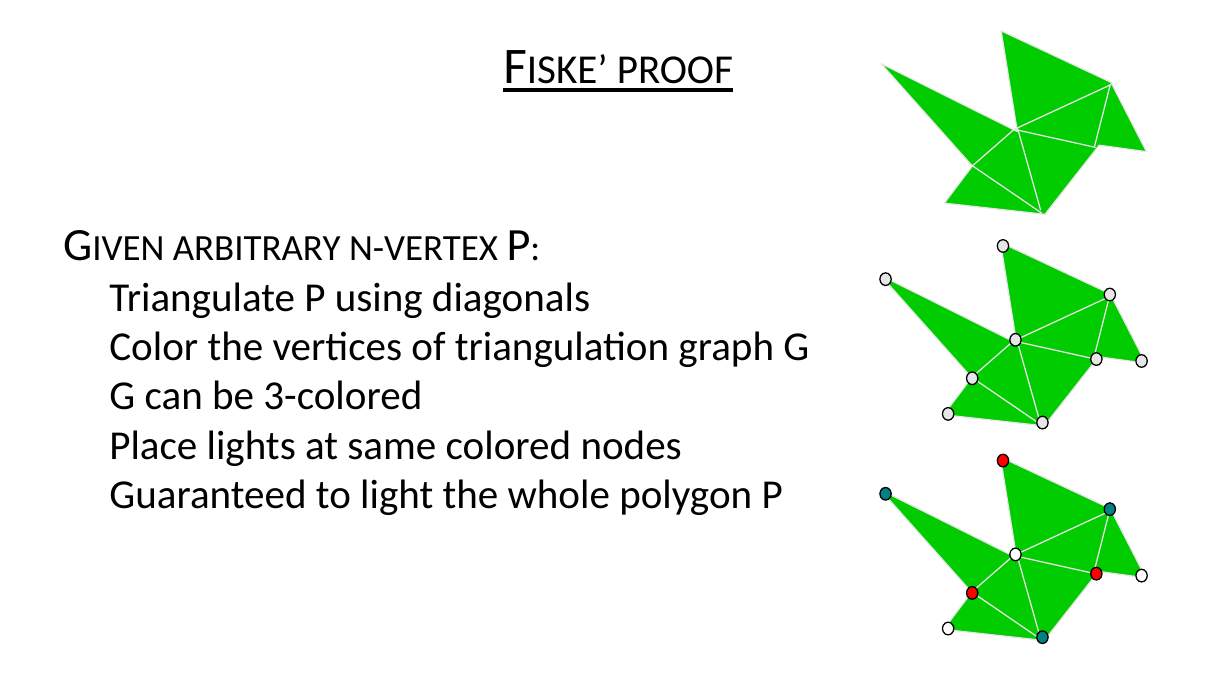
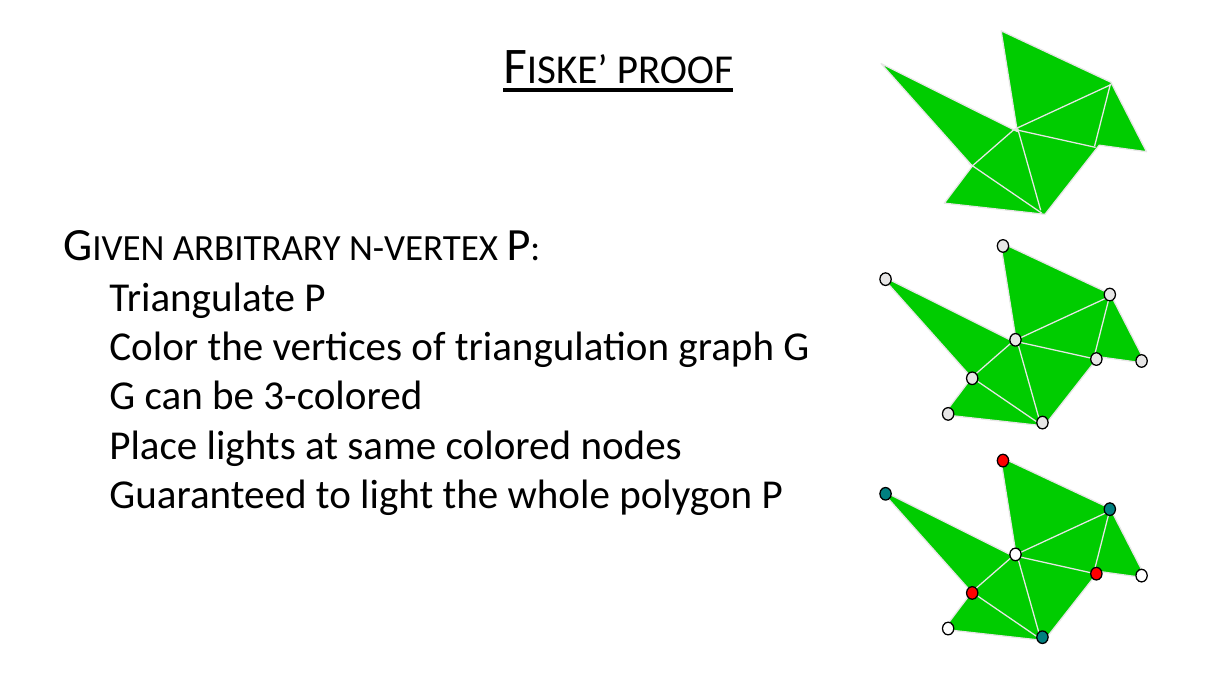
Before and after one commit to USFDataVisualization/Computational-Geometry-Lecture, a slide deck: slide 17 of M09-art_gallery_problem.pptx. Drawn at 1232x693 pixels with LibreOffice and Linux fonts; fonts in the diff are those of the drawing; background and template pictures are left out. Boxes give left, top, right and bottom in pixels: in the first picture for what was removed or moved away, otherwise in the second. Text is boxed around its words. In the diff, an @@ line names an element or a change of style, - is before the commit and + after.

```diff
--- a/M09-art_gallery_problem.pptx
+++ b/M09-art_gallery_problem.pptx
@@ text at (x1=109, y1=282, x2=325, y2=318): text changed @@
-  • Triangulate P using diagonals
+  • Triangulate P
```
Also in this commit, not shown: 4 other slides changed, 10 slides removed, 33 other files.
